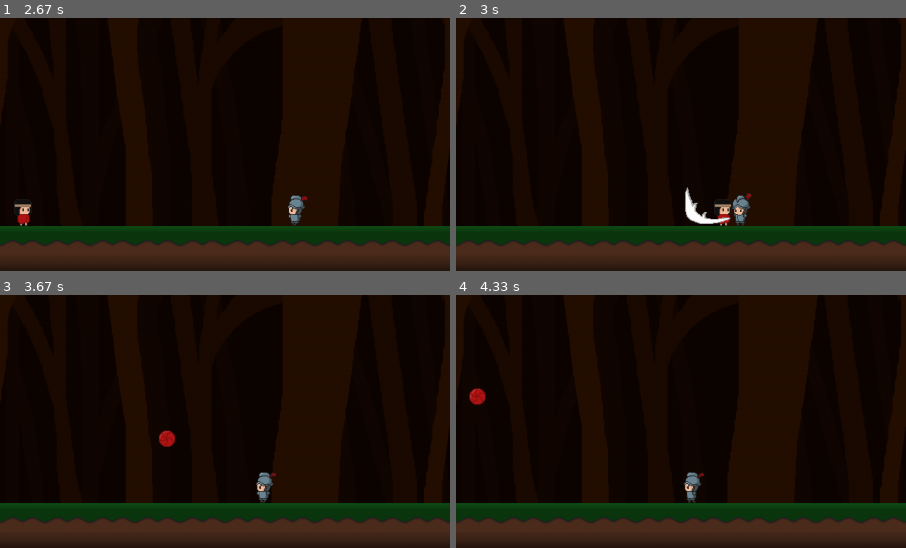
Above: before the commit, frames 1-4 (two rows, left to right).
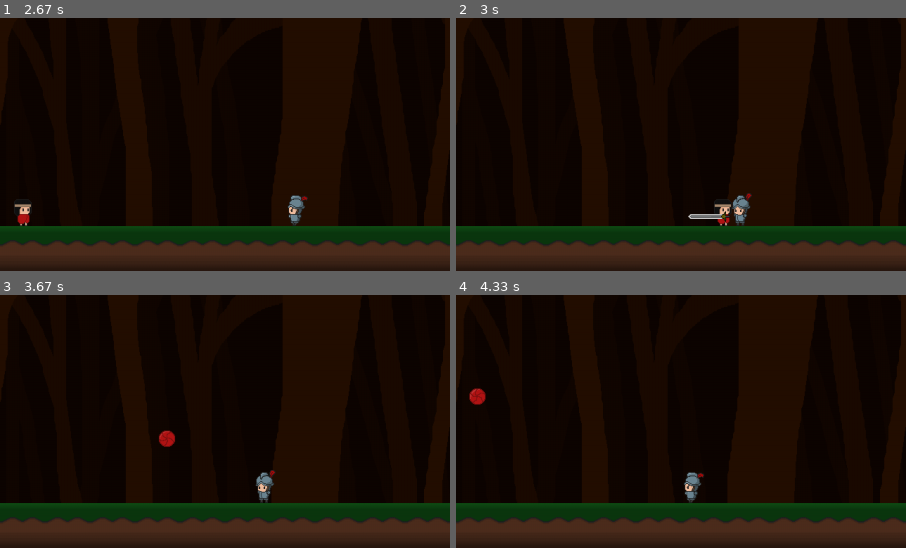
Above: after the commit, the same moments.

Repository: Takoo001/Proyecto-Pygame
Game: pygame game, started from main.py
The game is run twice, just before and just after one commit, with the same random seed, the same clock (stepped at 60 frames per second) and the same inputs.
Inputs (mouse positions are % of the whole screen's width and height, from its top left):
- Up to frame 1 (2.67 s): click (15, 38) at 2.45 s
- Up to frame 2 (3 s): tap Shift at 2.73 s
- Up to frame 3 (3.67 s): hold A 3.07-3.53 s; tap Shift at 3.13, 3.43, 3.63 s; hold W from 3.57 s (still down)
- Up to frame 4 (4.33 s): release W at 3.93 s; hold W from 3.97 s (still down); tap Shift at 4.03 s
The pictures show only the part of the screen within x 0-50%, y 50-100%; the shares and areas given below are measured in that part.

Frame 1 is identical in both runs. In frame 2, 0.5% of the frame differs, in the area x 50-62%, y 66-82%; in frame 3, 0.2%; in frame 4, less than 0.1%.

Commit message:
Agregando sprites propios

Diff:
--- a/enemigo.py
+++ b/enemigo.py
@@ -67,11 +67,14 @@
         super().__init__(x, y)
 
         # Sprites de Enemigo Pequeño
-        self.sprite_quieto = pg.image.load(
-            "assets/sprites_enemigos/español_pequeño_quieto.png"
-        ).convert_alpha()
-        self.sprite_corriendo = pg.image.load(
-            "assets/sprites_enemigos/español_pequeño_corriendo.png"
-        ).convert_alpha()
+        self.sprite_quieto = pg.image.load("assets/sprites_enemigos/español_pequeño_quieto.png").convert_alpha()
+        self.sprite_corriendo = pg.image.load("assets/sprites_enemigos/español_pequeño_corriendo.png").convert_alpha()
+        self.sprite_ataque = pg.image.load("assets/sprites_enemigos/ataque_español_pequeño.png").convert_alpha()
 
+        # Sprites
         self.frames_corriendo = self.recortar_frames(self.sprite_corriendo, 8, 64, 64)
+        self.frames_ataque = self.recortar_frames(self.sprite_ataque, 12, 64, 64)
+
+        # Modificando cooldown de ataque y rapidez de frames
+        self.cooldown = 2000
+        self.frame_milisegundos_ataque = 50
